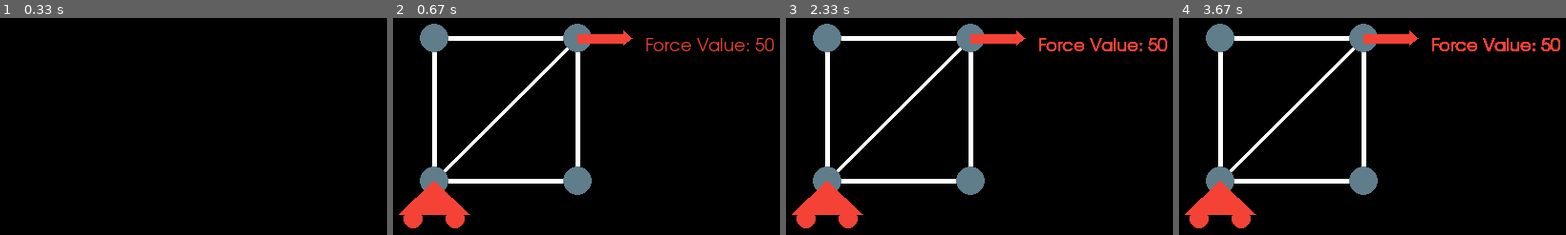
Above: before the commit, frames 1-4 (left to right).
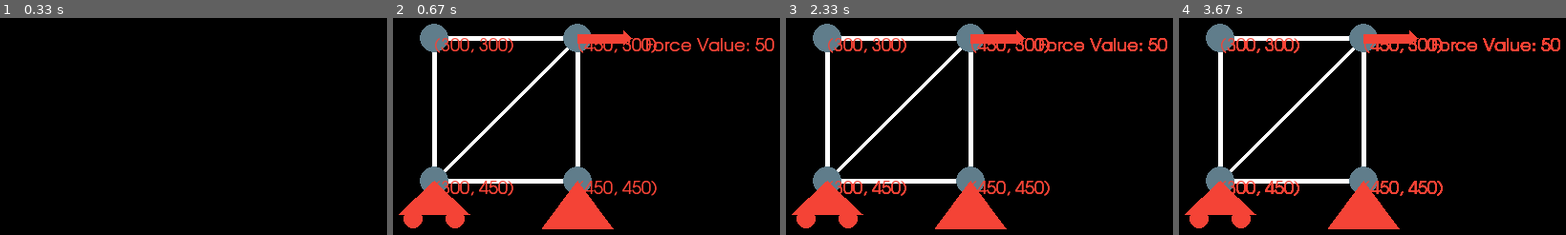
Above: after the commit, the same moments.

Repository: vinnnyr/Vinny-Truss-Solver
Game: pygame game, started from newMain.py
Same seed, same stepped clock (60 frames per second), same inputs: the game is played once before the commit and once after it. The source is Python 2; it was converted automatically to run under Python 3.
Inputs (mouse positions are in pixels of both pictures, inside the frame that each line leads up to):
- Up to frame 1 (0.33 s): no input
- Up to frame 2 (0.67 s): tap A at 0.33 s
- Up to frame 3 (2.33 s): click (outside the picture) at 0.72 s; tap A at 2 s
- Up to frame 4 (3.67 s): move the mouse to (outside the picture) at 2.37 s; tap A at 2.4, 2.7, 2.9, 3.2, 3.47 s; move the mouse to (1515, 67) at 2.87 s; move the mouse to (outside the picture) at 3.43 s

Frame 1 is identical in both runs. In frame 2, 4.7% of the frame differs, in the area x 10-99%, y 9-98%; in frame 3, 4.2%; in frame 4, 4.2%.

Commit message:
Fixed node count bug. Now to get on withe real math

Diff:
--- a/newMain.py
+++ b/newMain.py
@@ -57,6 +57,8 @@
         membInFocus = self.membList[len(self.membList) - 1]
         membInFocus.moving = False
         membInFocus.endPos = pos2
+        membInFocus.endMember(pos2)
+        self.memberAdded= True
 
     def testingScenario(self):  # This function generates a known truss
         a = 300
@@ -159,6 +161,7 @@
         (self.x, self.y) = pos
         self.color = grey
         self.forceList = []
+        self.label=myFont.render(str(self.pos),1, red)
 
     def addForce(self, pos, type):
         # print(type)
@@ -171,12 +174,14 @@
 
     def display(self):
         pygame.draw.circle(screen, self.color, self.pos, self.r)
+        screen.blit(self.label,self.pos)
         for f in self.forceList:
             f.display()
 
 
 # The following 3 classes are types of Forces
 
+#Can support x and y forces
 class PinSupport:
     def __init__(self, pos):
         self.pos = pos
@@ -189,7 +194,7 @@
         self.p3 = (self.x + 37, self.y + 50)
         pygame.draw.polygon(screen, self.color, (self.p1, self.p2, self.p3), 0)
 
-
+#Can only support one force in a certain direction (typically straight up)
 class Roller:
     def __init__(self, pos):
         self.pos = pos
@@ -206,7 +211,7 @@
         pygame.draw.circle(screen, self.color, self.p4, 10, 0)
         pygame.draw.circle(screen, self.color, self.p5, 10, 0)
 
-
+#A vector force defined by value and angle from horz X axis
 class VectorForce:
     def __init__(self, pos, value, angle):
         self.pos = pos
@@ -223,7 +228,7 @@
         self.fLabel = myFont.render("Force Value: " + str(self.value), 2, red)
         screen.blit(self.fLabel, (self.x2 + 21, self.y2))
 
-
+#Arrow used for VectorForce
 class Arrow:
     def __init__(self, color, val, theta, (x1, y1), (x2, y2)):
         self.color = color
@@ -283,14 +288,6 @@
 done = False
 mode = 0
 while not done:
-    # Following section is to generte the intial testing struct
-    count = count + 1
-    # if count > 1:
-    #     if count < 5:
-    #         mainStruct.testingScenario()
-    #     elif count==:
-    #         mainStruct.printInfo()
-
     # Main Program:
     (mouseX, mouseY) = pygame.mouse.get_pos()  # Global Variables mouseX and mouseY
     for event in pygame.event.get():
